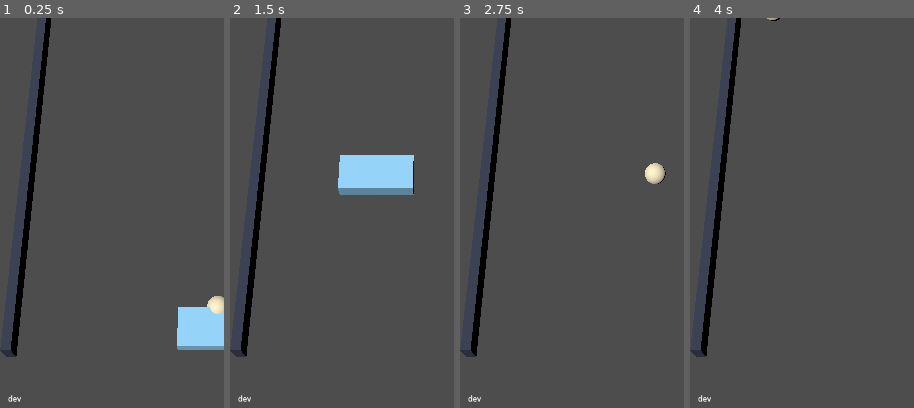
Above: before the commit, frames 1-4 (left to right).
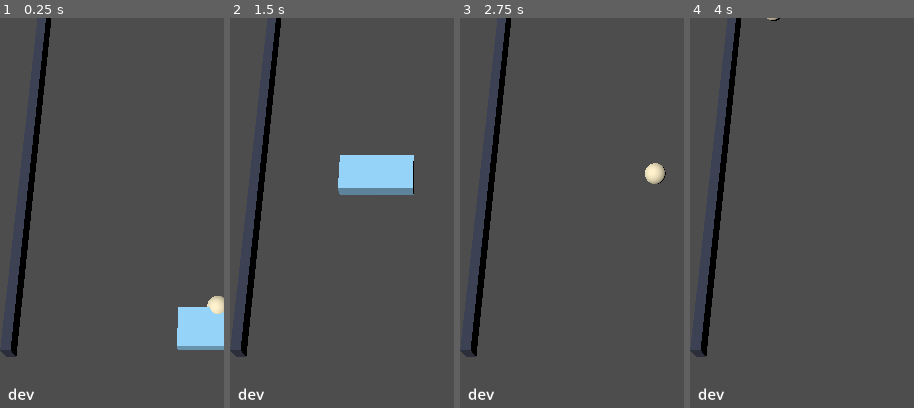
Above: after the commit, the same moments.

Repository: kjw5541a-hash/3DBlockBreaker
Game: Godot game, scene res://scenes/game.tscn
Two runs of this game, one before a commit and one after it. Both use one fixed random seed, a clock stepped at 60 frames per second and the inputs below.
Inputs (mouse positions are % of the whole screen's width and height, from its top left):
- Up to frame 1 (0.25 s): no input
- Up to frame 2 (1.5 s): tap Enter at 0.5 s; move the mouse to (72, 45) at 0.52 s; click (72, 45) at 0.67 s; drag from (30, 55) to (45, 70) at 1.27 s
- Up to frame 3 (2.75 s): move the mouse to (60, 27) at 2.02 s; click (60, 27) at 2.17 s
- Up to frame 4 (4 s): drag from (45, 70) to (20, 34) at 2.77 s; move the mouse to (80, 65) at 3.52 s; click (80, 65) at 3.67 s
The pictures show only the part of the screen within x 1-51%, y 50-100%; the shares and areas given below are measured in that part.

The runs differ from the first frame. In frame 1, 0.2% of the frame differs, in the area x 3-16%, y 94-99%; in frame 2, 0.2%; in frame 3, 0.2%; in frame 4, 0.2%.

Commit message:
tune: HUD 빌드 버전 글자를 키운다
폰에서 12px 는 안 읽힌다. 지금 화면이 어느 브랜치의 어느 커밋인지
눈으로 구별하려고 둔 문구인데 안 읽히면 있으나 마나다. 24px 로 올리고
상자도 같이 넓혔다 — "2026-09-05 brick-types a4fa033" 은 24px 에서
320px 안에 안 들어간다.

당분간 이 크기로 두고, 빌드를 눈으로 구별할 필요가 없어지면 줄인다.

Co-Authored-By: Claude Opus 5 (1M context) <noreply@anthropic.com>

Diff:
--- a/scenes/game.tscn
+++ b/scenes/game.tscn
@@ -31,8 +31,8 @@
 
 [node name="Version" type="Label" parent="HUD"]
 offset_left = 24.0
-offset_top = 1244.0
-offset_right = 320.0
+offset_top = 1228.0
+offset_right = 620.0
 offset_bottom = 1268.0
-theme_override_font_sizes/font_size = 12
+theme_override_font_sizes/font_size = 24
 text = "dev"
